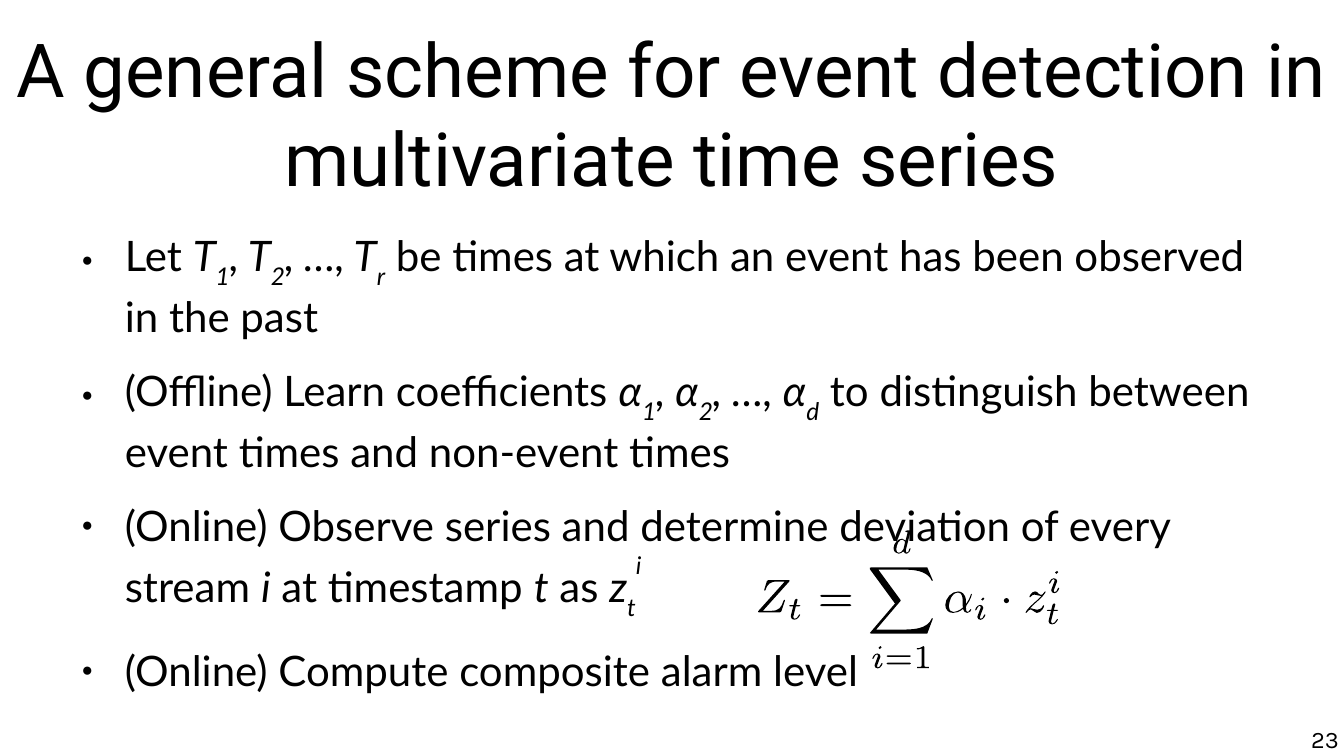
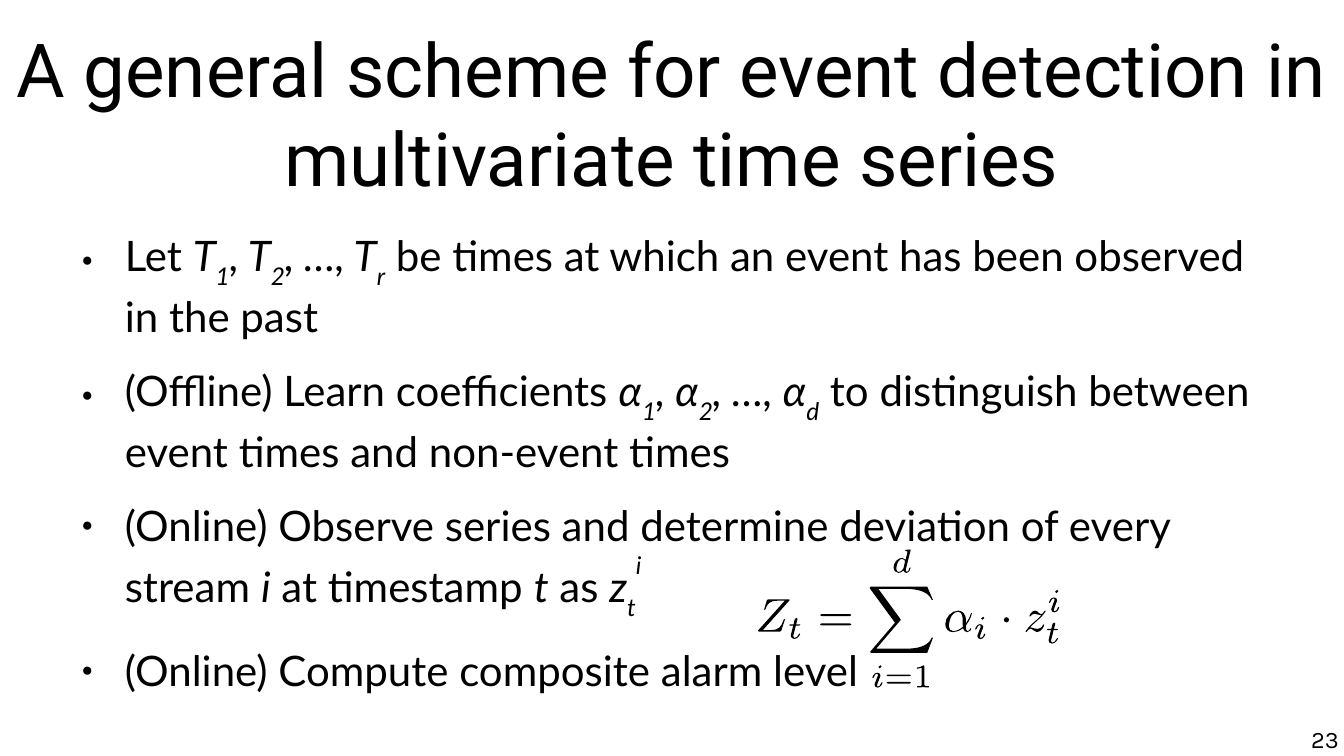
Before and after one commit to chatox/data-mining-course, a slide deck: slide 23 of theory/odp/tt29_forecasting.odp. Drawn at 1344x756 pixels with LibreOffice and Linux fonts; fonts in the diff are those of the drawing. Boxes give left, top, right and bottom in pixels: in the first picture for what was removed or moved away, otherwise in the second. Text is boxed around its words. In the diff, an @@ line names an element or a change of style, - is before the commit and + after.

```diff
--- a/theory/odp/tt29_forecasting.odp
+++ b/theory/odp/tt29_forecasting.odp
@@ 14 freeform shapes: place and size @@
-14 freeform shapes at [759,531,1060,668]
+14 freeform shapes at [759,550,1060,688]
```
Also in this commit, not shown: 6 other slides changed, 1 other file.
